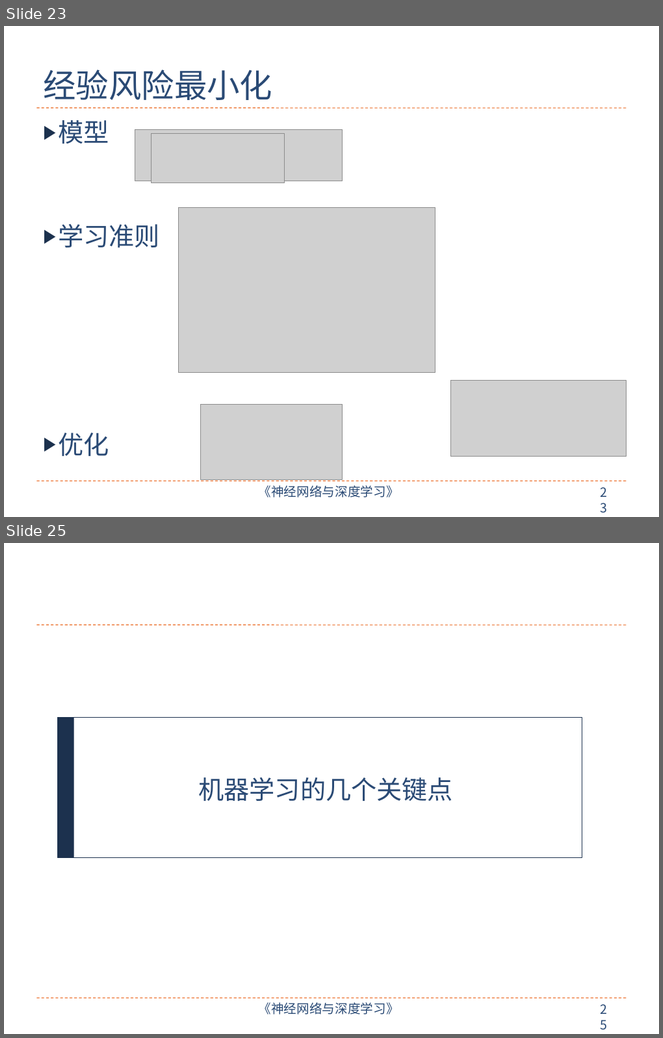
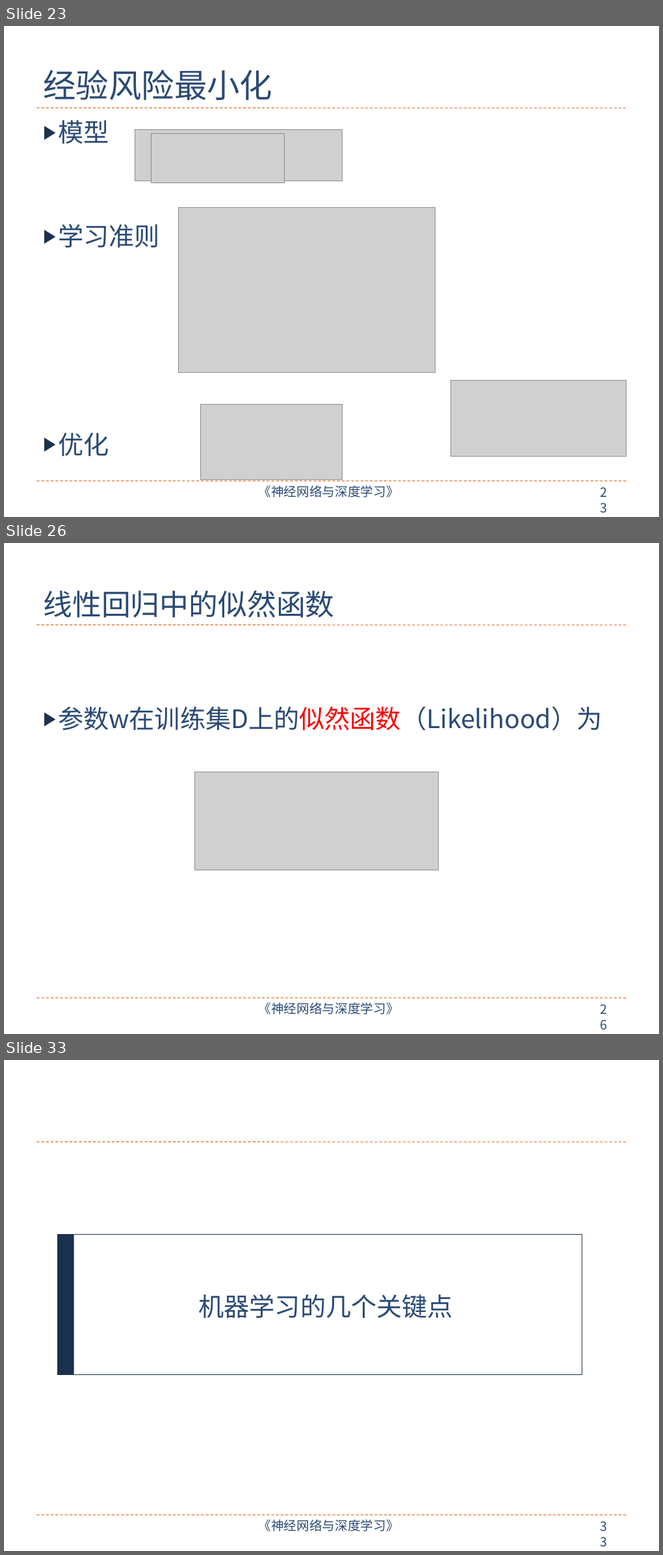
Before and after one commit to nndl/nndl.github.io, a slide deck: ppt/chap-机器学习概述.pptx. Shown one above the other, each under a label of ours: slides 23 and 25 before the commit, slides 23, 26 and 33 after it; the slides between them are not shown. The pictures are 663x1038 and 663x1555 pixels, drawn with LibreOffice and Linux fonts; fonts in the diff are those of the drawing; grey boxes stand for pictures. Boxes give left, top, right and bottom in pixels: in the first picture for what was removed or moved away, otherwise in the second. Text is boxed around its words. In the diff, an @@ line names an element or a change of style, - is before the commit and + after.

```diff
--- a/ppt/chap-机器学习概述.pptx
+++ b/ppt/chap-机器学习概述.pptx
@@ slide 26 added at (x1=4, y1=543, x2=659, y2=1034), background #FFFFFF; not listed: 4 template elements that a slide beside it also shows @@
@@ title added at (x1=43, y1=590, x2=334, y2=618), 32 pt, text #2A4A75 @@
+线性回归中的似然函数
@@ text added at (x1=58, y1=706, x2=602, y2=731), 28 pt, text #2A4A75 @@
+▶ 参数w在训练集D上的似然函数（Likelihood）为
@@ picture added at (x1=195, y1=772, x2=439, y2=871) @@
@@ what was slide 25 is now slide 33 @@
@@ page number at (x1=594, y1=1516, x2=621, y2=1538): text changed @@
-25
+33
```
Also in this commit, not shown: 5 slides changed, 9 other slides added, 1 slide removed.
